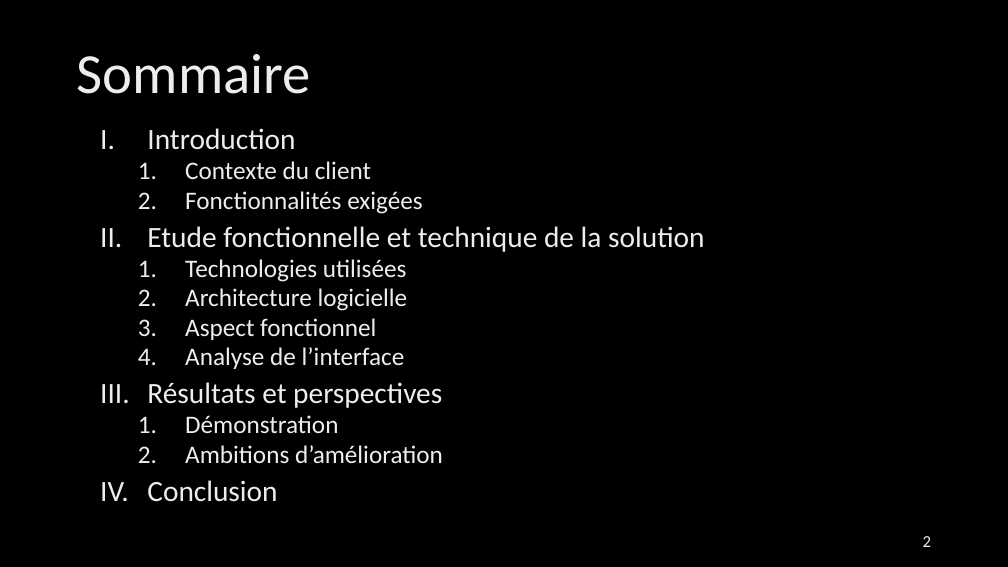
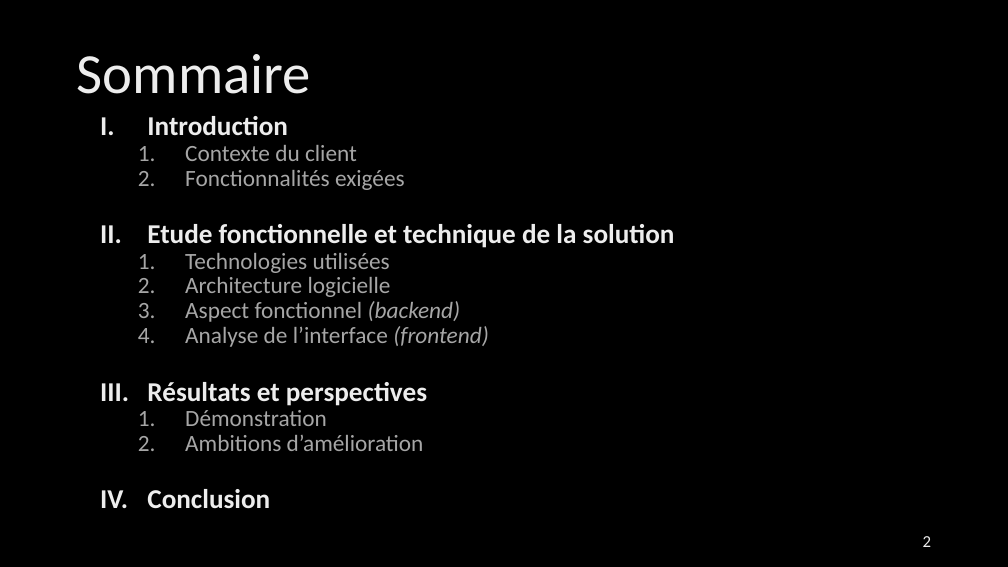
Before and after one commit to cldif/REAM, a slide deck: slide 2 of documents/french presentation.pptx. Drawn at 1008x567 pixels with LibreOffice and Linux fonts; fonts in the diff are those of the drawing; background and template pictures are left out. Boxes give left, top, right and bottom in pixels: in the first picture for what was removed or moved away, otherwise in the second. Text is boxed around its words. In the diff, an @@ line names an element or a change of style, - is before the commit and + after.

```diff
--- a/documents/french presentation.pptx
+++ b/documents/french presentation.pptx
@@ text "Introduction": place and size @@
-text "Introduction" at (147,128,704,502)
+text "Introduction" at (147,116,675,509)
@@ text at (147,116,675,509): size 28 to 25.9 pt, bold on in "Introduction", "Etude fonctionnelle et technique de la solution", "Résultats et perspectives", "Conclusion"; size 24 to 22.2 pt, text colour gradient #BFBFBF to #EDEDED to #FFFFFF to #A6A6A6 in "Contexte du client", "Fonctionnalités exigées", "Technologies utilisées", "Architecture logicielle" and 2 more places; line spacing 0.8 to 0.7 @@
@@ text at (185,301,489,347): text changed; size 24 to 22.2 pt; text colour gradient #BFBFBF to #EDEDED to #FFFFFF to #A6A6A6 @@
-  3. Aspect fonctionnel
-  4. Analyse de l’interface
+  3. Aspect fonctionnel (backend)
+  4. Analyse de l’interface (frontend)
```
Also in this commit, not shown: 9 other slides changed, 2 slides added, 2 slides removed.
